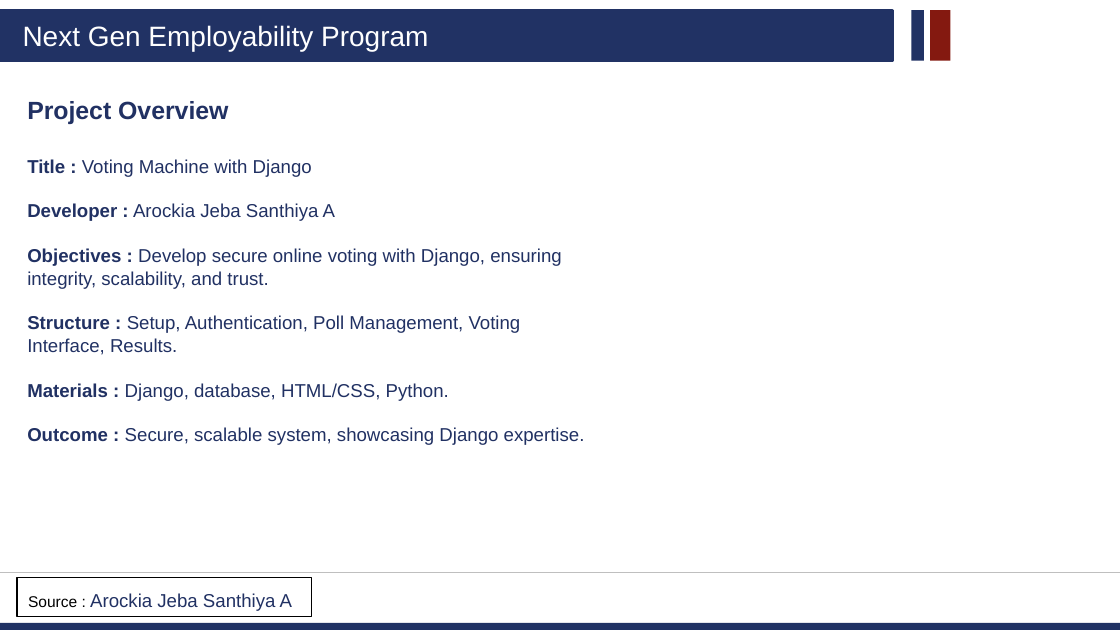
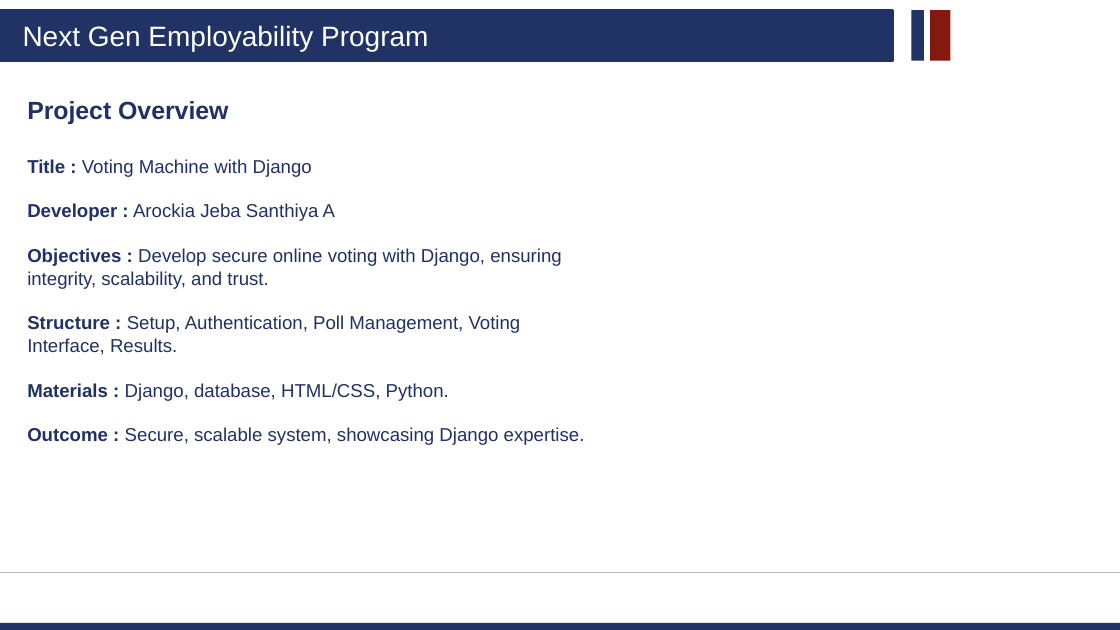
Before and after one commit to MuthulakshmiSudalaikannu/Muthulakshmi_4026_gce_tly, a slide deck: slide 5 of Muthulakshmi_4026_GCE-tly.pptx. Drawn at 1120x630 pixels with LibreOffice and Linux fonts; fonts in the diff are those of the drawing; background and template pictures are left out. Boxes give left, top, right and bottom in pixels: in the first picture for what was removed or moved away, otherwise in the second. Text is boxed around its words. In the diff, an @@ line names an element or a change of style, - is before the commit and + after.

```diff
--- a/Muthulakshmi_4026_GCE-tly.pptx
+++ b/Muthulakshmi_4026_GCE-tly.pptx
@@ rectangle removed at [17,577,311,616] @@
-Source : Arockia Jeba Santhiya A
```
Also in this commit, not shown: 8 other slides changed.
